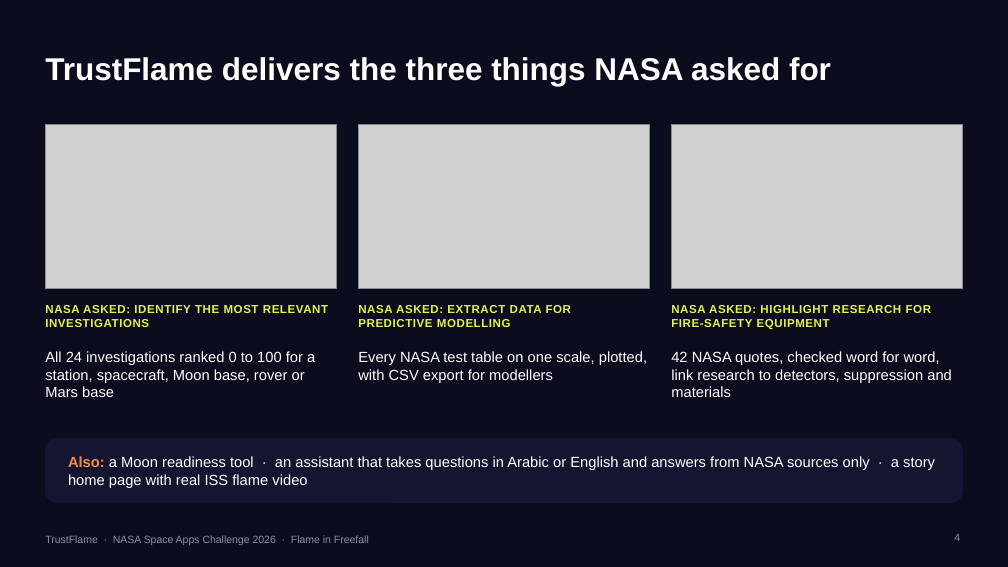
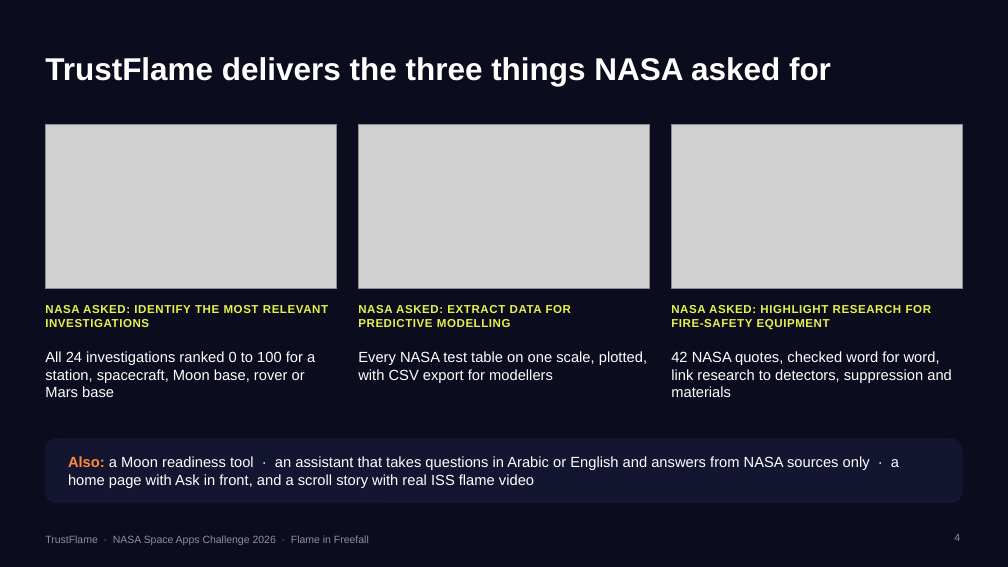
Before and after one commit to mariadwaghrh/flame-in-freefall, a slide deck: slide 4 of presentation/TrustFlame_deck.pptx. Drawn at 1008x567 pixels with LibreOffice and Linux fonts; fonts in the diff are those of the drawing; grey boxes stand for pictures. Boxes give left, top, right and bottom in pixels: in the first picture for what was removed or moved away, otherwise in the second. Text is boxed around its words. In the diff, an @@ line names an element or a change of style, - is before the commit and + after.

```diff
--- a/presentation/TrustFlame_deck.pptx
+++ b/presentation/TrustFlame_deck.pptx
@@ text at box(68, 456, 899, 488): text changed @@
-Also: a Moon readiness tool · an assistant that takes questions in Arabic or English and answers from NASA sources only · a story home page with real ISS flame video
+Also: a Moon readiness tool · an assistant that takes questions in Arabic or English and answers from NASA sources only · a home page with Ask in front, and a scroll story with real ISS flame video
```
Also in this commit, not shown: 55 other files.
